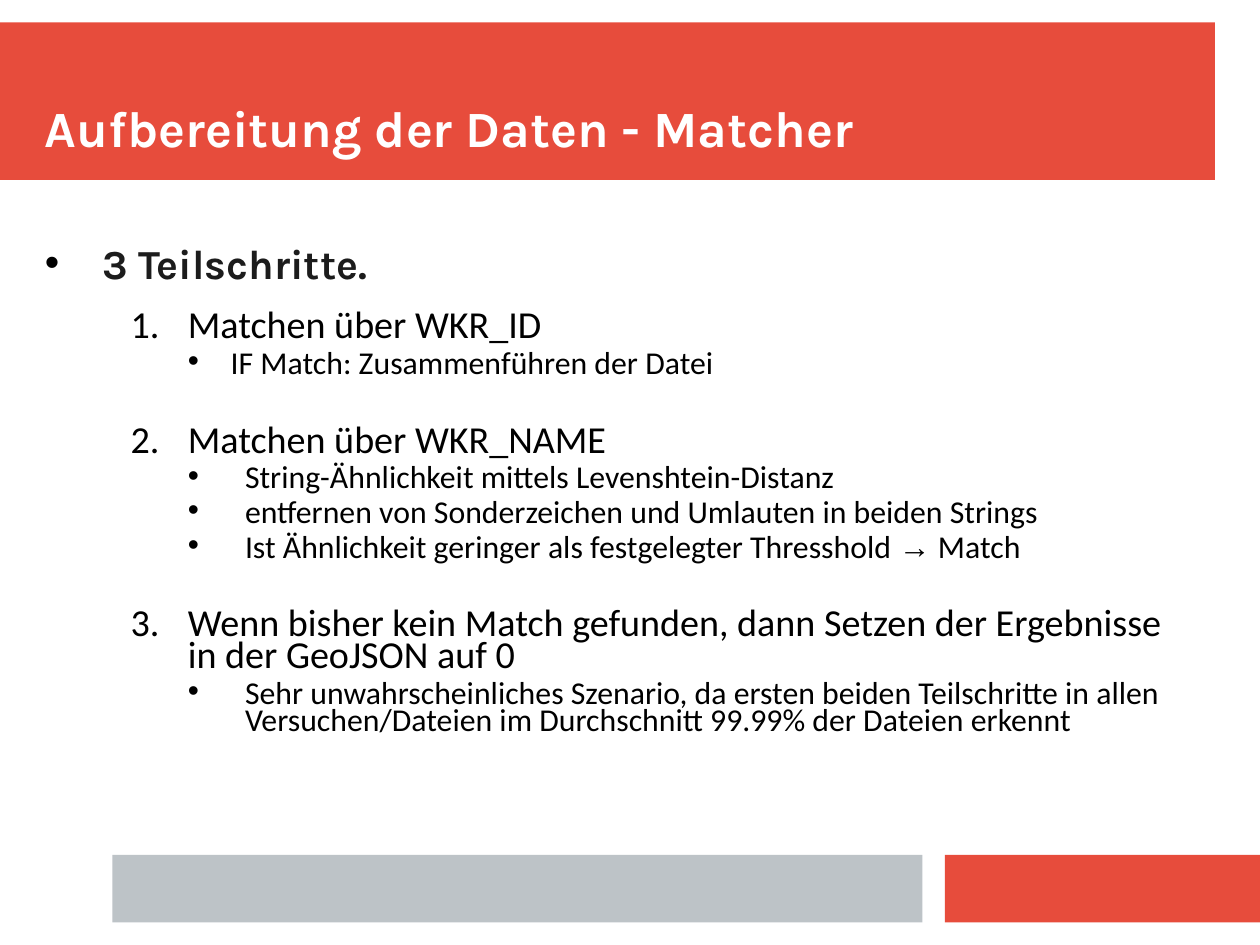
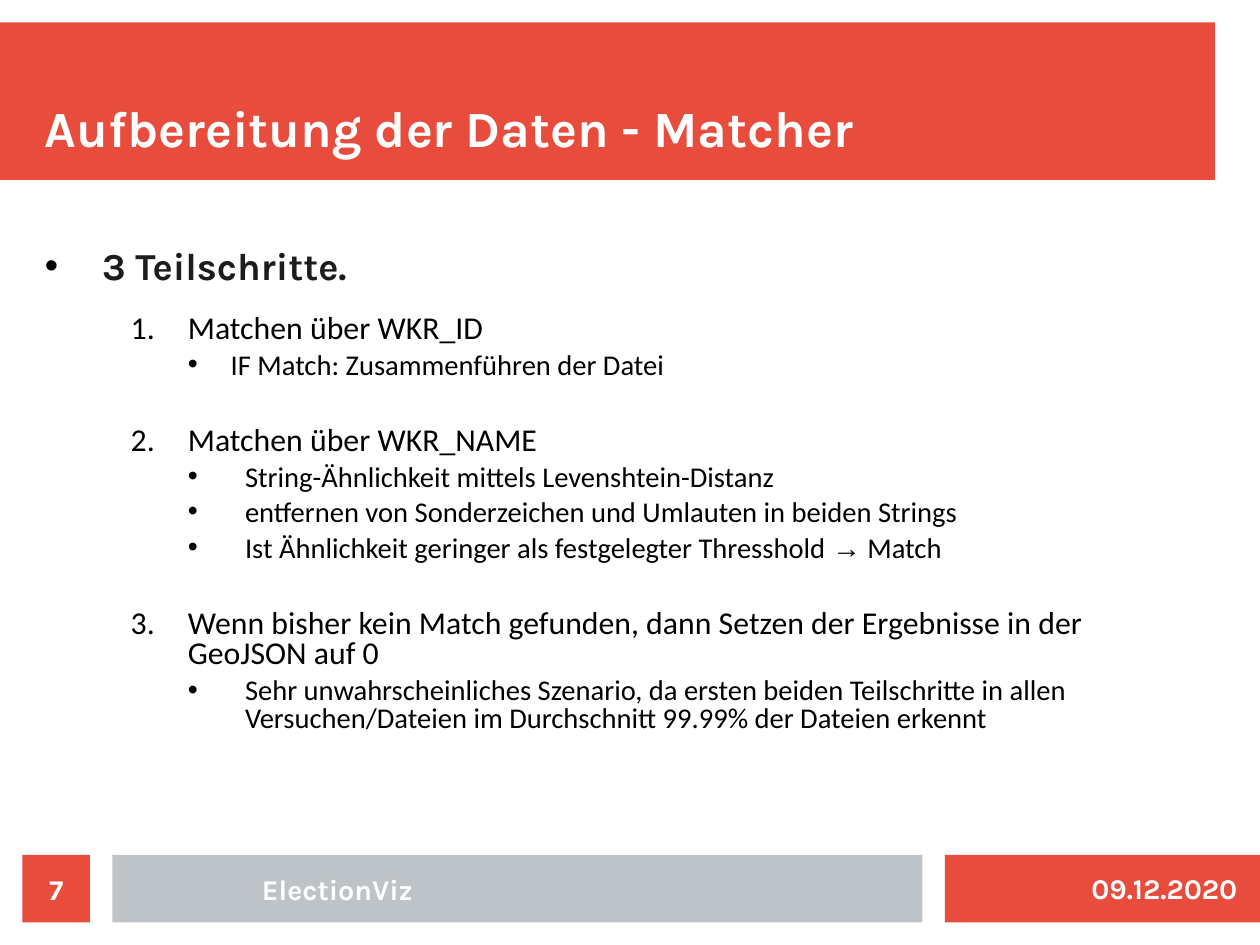
Before and after one commit to fziegner/election-visualization, a slide deck: slide 7 of slides_wcm_abschlusspraesentation.odp. Drawn at 1260x945 pixels with LibreOffice and Linux fonts; fonts in the diff are those of the drawing. Boxes give left, top, right and bottom in pixels: in the first picture for what was removed or moved away, otherwise in the second. Text is boxed around its words. In the diff, an @@ line names an element or a change of style, - is before the commit and + after.

```diff
--- a/slides_wcm_abschlusspraesentation.odp
+++ b/slides_wcm_abschlusspraesentation.odp
@@ text "3 Teilschritte." at box(102, 253, 1082, 730): size 26 to 24 pt in "3 Teilschritte."; size 24 to 20 pt in "Matchen über WKR_ID", "Matchen über WKR_NAME", "Wenn bisher kein Match gefunden, dann Setzen ..."; size 20 to 18 pt in "IF Match: Zusammenführen der Datei", "String-Ähnlichkeit mittels Levenshtein-Distanz", "entfernen von Sonderzeichen und Umlauten in beiden ...", "Ist Ähnlichkeit geringer als festgelegter Thresshold → ..." and 1 more places; line spacing 0.8 to 0.9; line spacing 0.7 to 0.8 @@
@@ page number added at box(23, 855, 90, 923), fill #E74C3C, 18 pt, text #FFFFFF, bold @@
+7
@@ text added at box(262, 880, 413, 900), 18 pt, text #FFFFFF, bold @@
+ElectionViz
@@ text added at box(1091, 880, 1237, 900), 18 pt, text #FFFFFF, bold @@
+09.12.2020
```
Also in this commit, not shown: 8 other slides changed.
